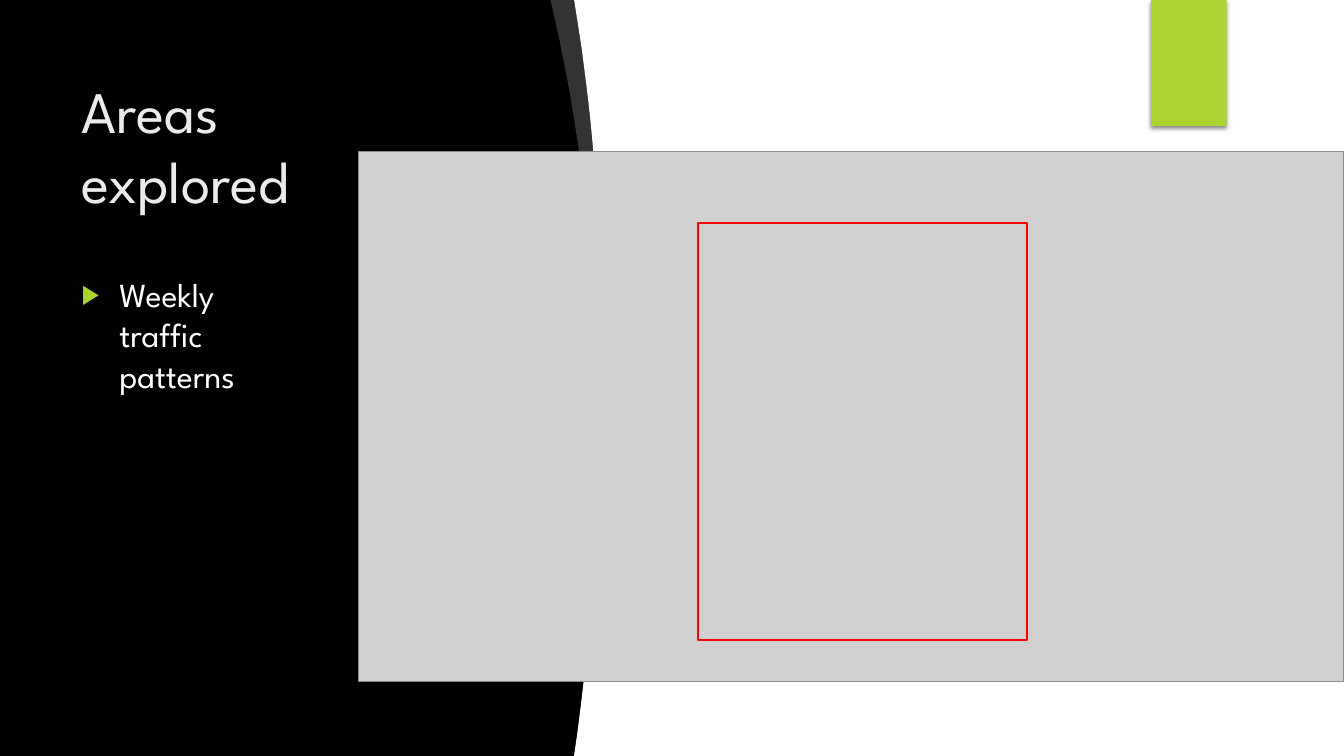
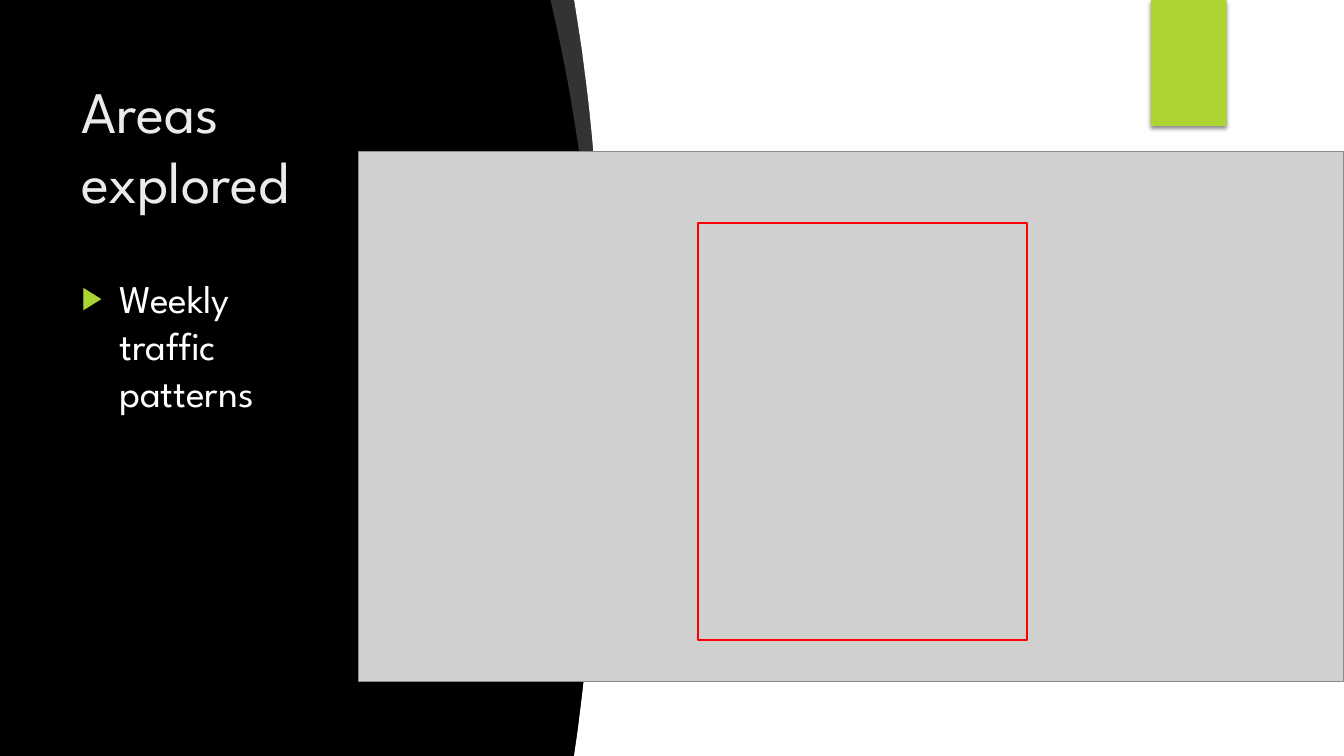
Before and after one commit to JNYH/projectbenson, a slide deck: slide 6 of OptimizeStreetTeamDeployment.pptx. Drawn at 1344x756 pixels with LibreOffice and Linux fonts; fonts in the diff are those of the drawing; grey boxes stand for pictures; background and template pictures are left out. Boxes give left, top, right and bottom in pixels: in the first picture for what was removed or moved away, otherwise in the second. Text is boxed around its words. In the diff, an @@ line names an element or a change of style, - is before the commit and + after.

```diff
--- a/OptimizeStreetTeamDeployment.pptx
+++ b/OptimizeStreetTeamDeployment.pptx
@@ text "Weekly traffic patterns" at (x1=119, y1=286, x2=253, y2=415): size 24 to 28 pt @@
```
Also in this commit, not shown: 8 other slides changed.
